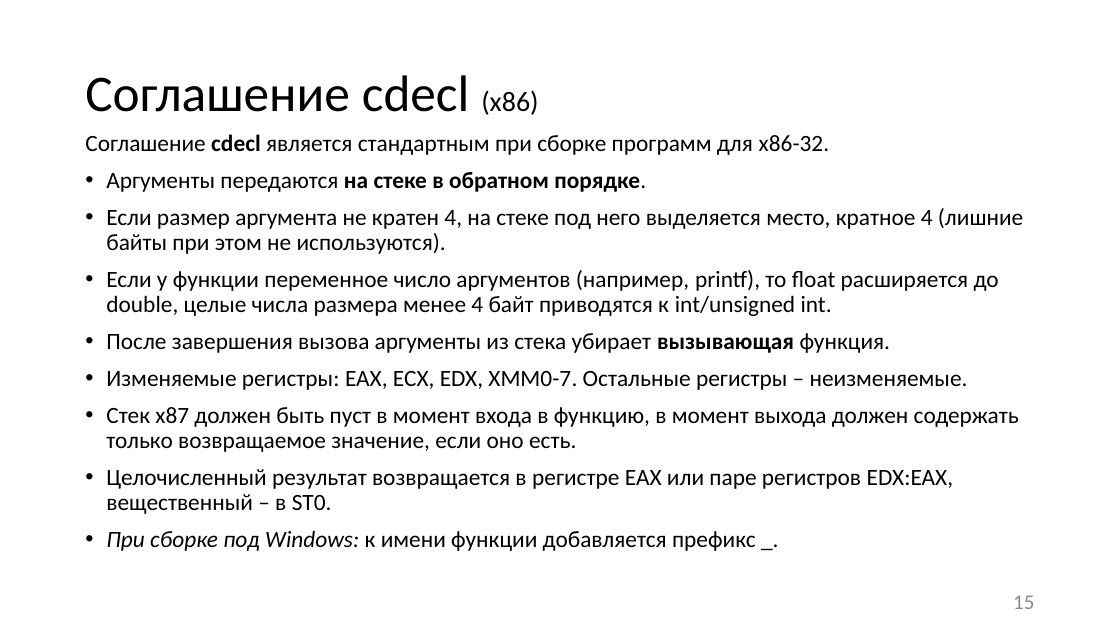
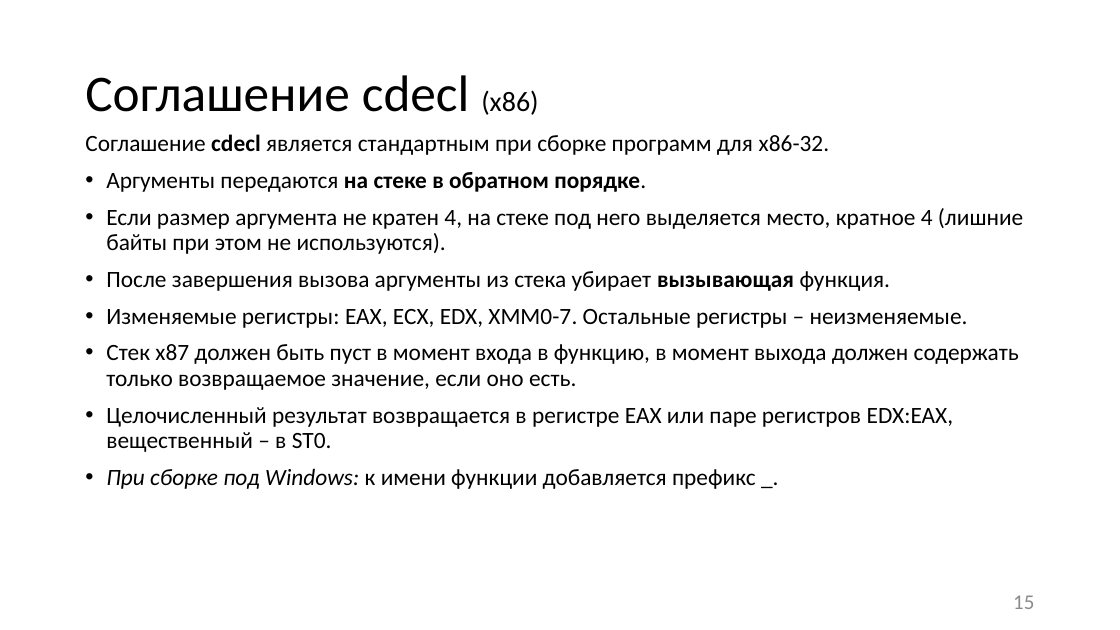
Before and after one commit to itsecd/low-level-programming, a slide deck: slide 15 of Lectures/3.Calling_conventions/Lecture3.pptx. Drawn at 1120x630 pixels with LibreOffice and Linux fonts; fonts in the diff are those of the drawing. Boxes give left, top, right and bottom in pixels: in the first picture for what was removed or moved away, otherwise in the second. Text is boxed around its words. In the diff, an @@ line names an element or a change of style, - is before the commit and + after.

```diff
--- a/Lectures/3.Calling_conventions/Lecture3.pptx
+++ b/Lectures/3.Calling_conventions/Lecture3.pptx
@@ text at (106,270,999,316): paragraph removed @@
-• Если у функции переменное число аргументов (например, printf), то float расширяется до double, целые числа размера менее 4 байт приводятся к int/unsigned int.
```
Also in this commit, not shown: 2 other slides changed, 1 slide added, 5 other files.
